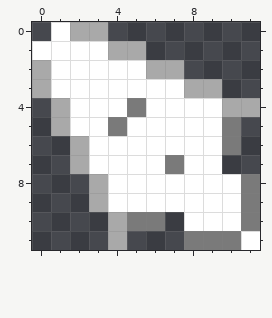
One commit to this pixel-art file: art/ui/cursor.aseprite. The picture above is the old version.
12x12 pixels, 1 frame.
The same view after the edit:
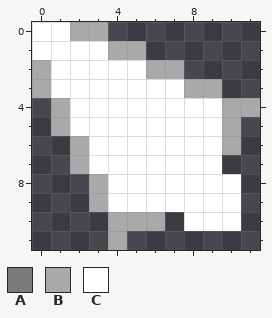
Palette (. is transparent): A #7a7a7a  B #a9a9a9  C #ffffff
Diff:
y 0: x 0 . -> C
y 4: x 5 A -> C
y 5: x 4 A -> C; x 10 A -> B
y 6: x 10 A -> B
y 7: x 7 A -> C
y 8..9: x 11 A -> .
y 10: x 5..6 AA -> BB; x 11 A -> .
y 11: x 8..11 AAAC -> ....
Boxes around the changes in both pictures, in picture pixels (x1, y1, x2, y2):
changed: (32, 22, 260, 250)
